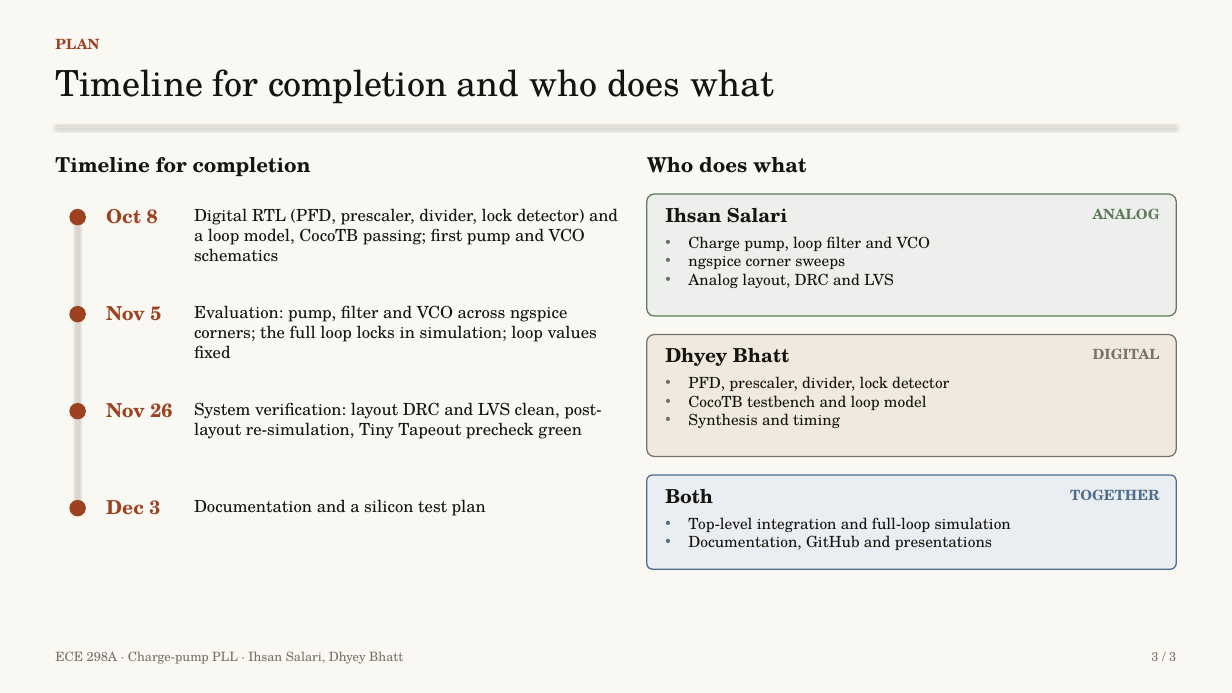
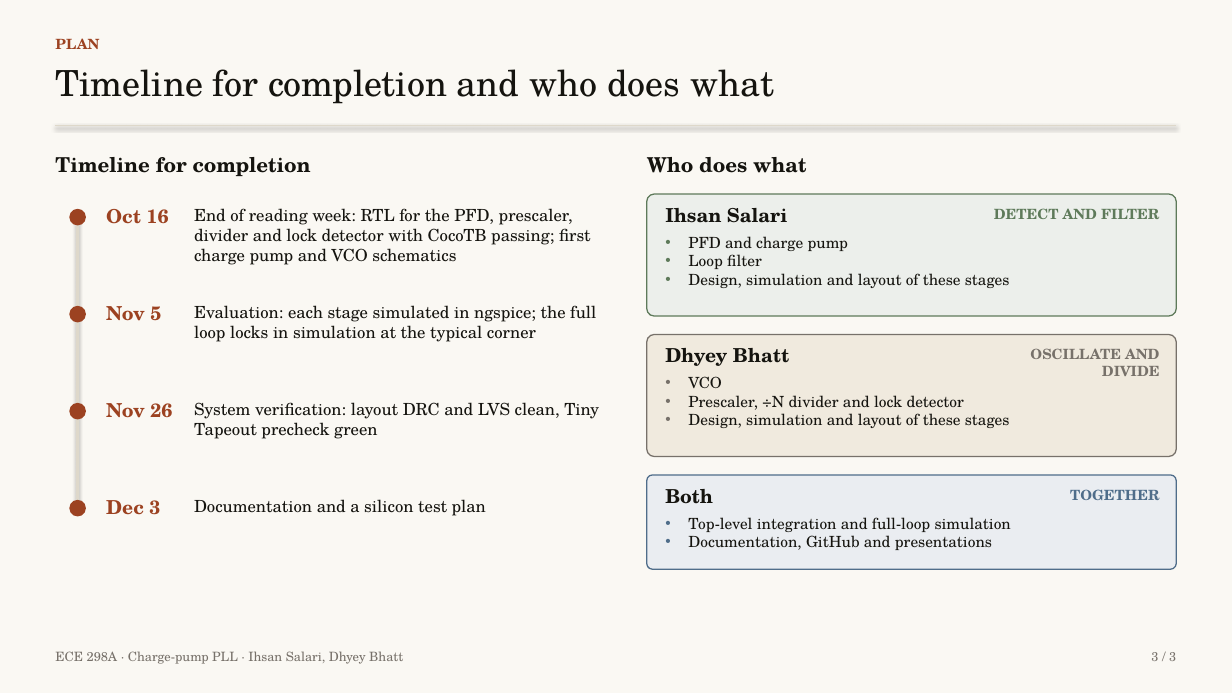
Before and after one commit to ihsan-sa/ece298a, a slide deck: slide 3 of proposal/ece298a_pll_proposal_slides.pptx. Drawn at 1232x693 pixels with LibreOffice and Linux fonts; fonts in the diff are those of the drawing. Boxes give left, top, right and bottom in pixels: in the first picture for what was removed or moved away, otherwise in the second. Text is boxed around its words. In the diff, an @@ line names an element or a change of style, - is before the commit and + after.

```diff
--- a/proposal/ece298a_pll_proposal_slides.pptx
+++ b/proposal/ece298a_pll_proposal_slides.pptx
@@ text at (x1=106, y1=209, x2=169, y2=224): text changed @@
-Oct 8
+Oct 16
@@ text at (x1=194, y1=208, x2=591, y2=265): text changed @@
-Digital RTL (PFD, prescaler, divider, lock detector) and a loop model, CocoTB passing; first pump and VCO schematics
+End of reading week: RTL for the PFD, prescaler, divider and lock detector with CocoTB passing; first charge pump and VCO schematics
@@ text at (x1=994, y1=208, x2=1159, y2=219): text changed @@
-ANALOG
+DETECT AND FILTER
@@ text at (x1=688, y1=236, x2=1010, y2=288): text changed @@
-• Charge pump, loop filter and VCO
-• ngspice corner sweeps
-• Analog layout, DRC and LVS
+• PFD and charge pump
+• Loop filter
+• Design, simulation and layout of these stages
@@ text at (x1=194, y1=305, x2=596, y2=342): text changed @@
-Evaluation: pump, filter and VCO across ngspice corners; the full loop locks in simulation; loop values fixed
+Evaluation: each stage simulated in ngspice; the full loop locks in simulation at the typical corner
@@ text at (x1=1030, y1=348, x2=1160, y2=376): text changed @@
-DIGITAL
+OSCILLATE AND DIVIDE
@@ text at (x1=688, y1=376, x2=1010, y2=428): text changed @@
-• PFD, prescaler, divider, lock detector
-• CocoTB testbench and loop model
-• Synthesis and timing
+• VCO
+• Prescaler, ÷N divider and lock detector
+• Design, simulation and layout of these stages
@@ text at (x1=194, y1=402, x2=599, y2=439): text changed @@
-System verification: layout DRC and LVS clean, post-layout re-simulation, Tiny Tapeout precheck green
+System verification: layout DRC and LVS clean, Tiny Tapeout precheck green
```
Also in this commit, not shown: 1 other file.
